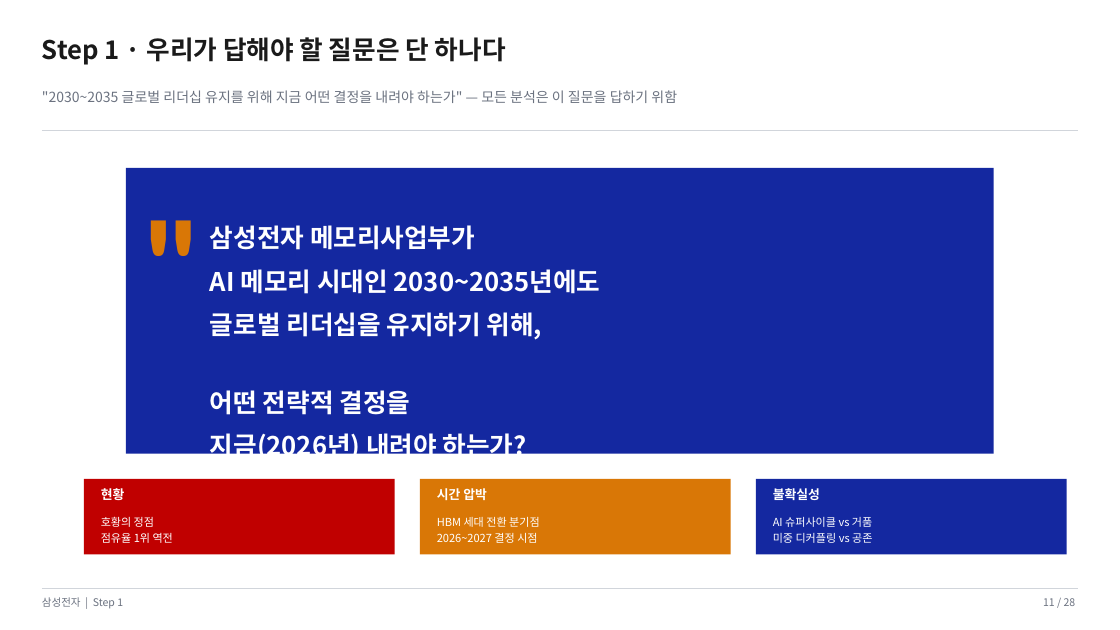
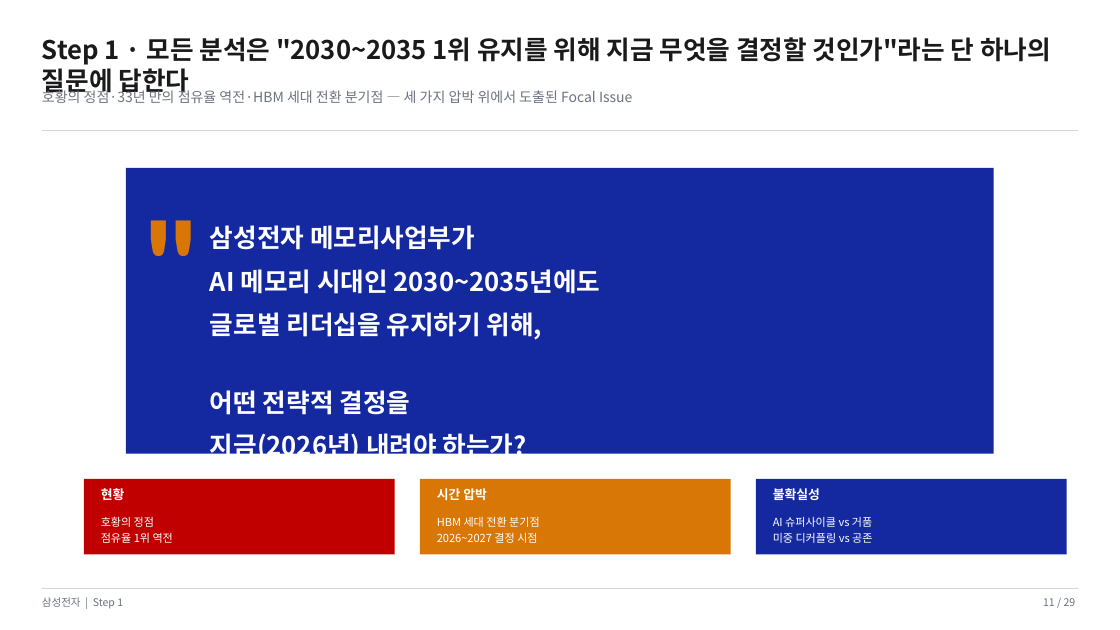
Before and after one commit to k31001/action-learning, a slide deck: slide 11 of presentation/samsung-memory-scenario-planning.pptx. Drawn at 1120x630 pixels with LibreOffice and Linux fonts; fonts in the diff are those of the drawing. Boxes give left, top, right and bottom in pixels: in the first picture for what was removed or moved away, otherwise in the second. Text is boxed around its words. In the diff, an @@ line names an element or a change of style, - is before the commit and + after.

```diff
--- a/presentation/samsung-memory-scenario-planning.pptx
+++ b/presentation/samsung-memory-scenario-planning.pptx
@@ text at (x1=42, y1=37, x2=1051, y2=96): text changed @@
-Step 1 · 우리가 답해야 할 질문은 단 하나다
+Step 1 · 모든 분석은 "2030~2035 1위 유지를 위해 지금 무엇을 결정할 것인가"라는 단 하나의 질문에 답한다
@@ text at (x1=42, y1=88, x2=632, y2=103): text changed @@
-"2030~2035 글로벌 리더십 유지를 위해 지금 어떤 결정을 내려야 하는가" — 모든 분석은 이 질문을 답하기 위함
+호황의 정점·33년 만의 점유율 역전·HBM 세대 전환 분기점 — 세 가지 압박 위에서 도출된 Focal Issue
```
Also in this commit, not shown: 26 other slides changed, 1 slide added, 2 other files.
